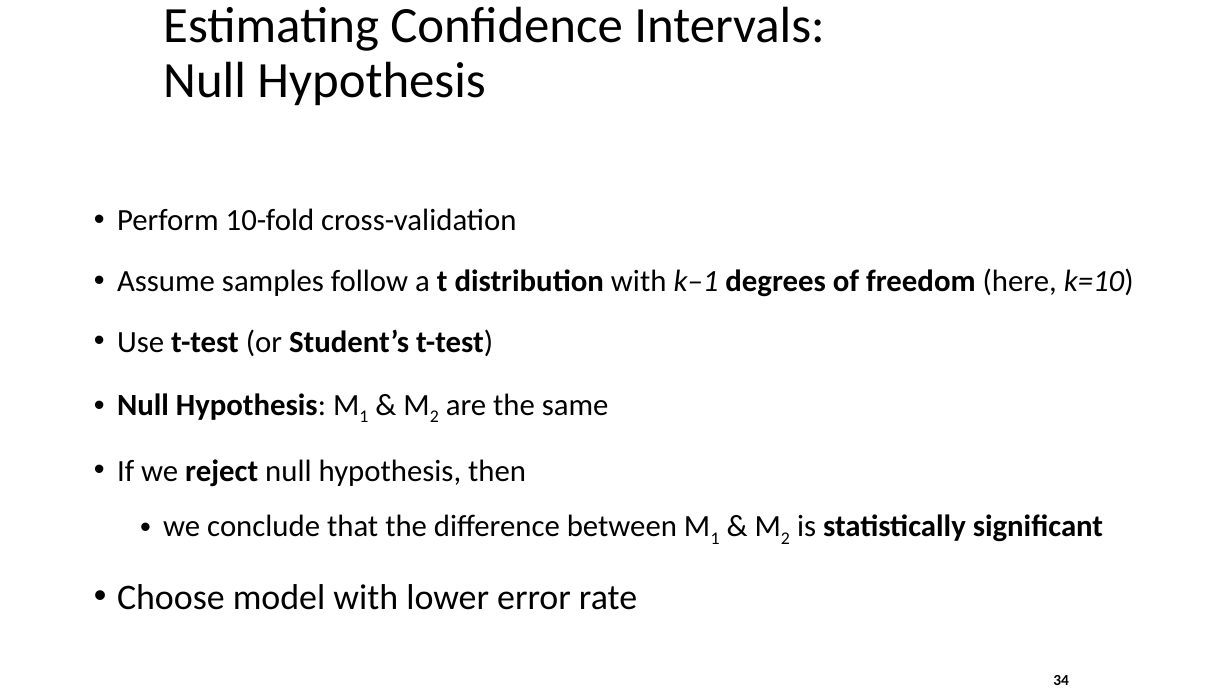
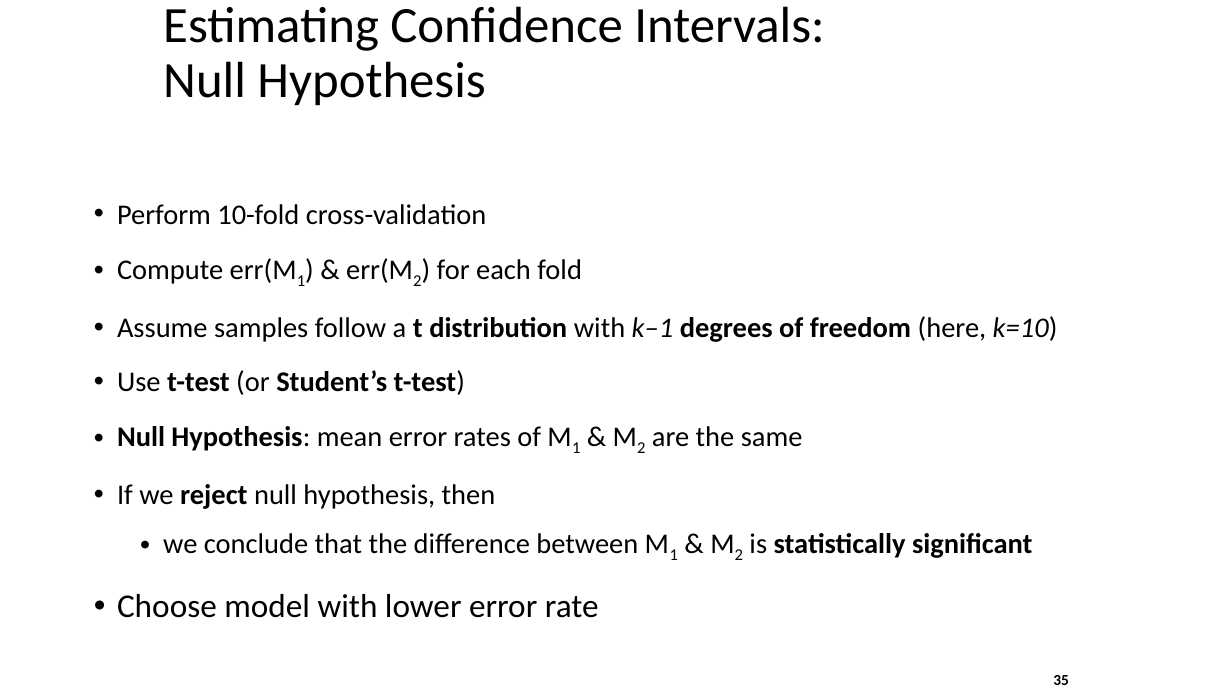
Before and after one commit to ramcdougal/cbb750, a slide deck: slide 35 of data mining/data mining 1.pptx (slide 34 before the commit). Drawn at 1232x693 pixels with LibreOffice and Linux fonts; fonts in the diff are those of the drawing. Boxes give left, top, right and bottom in pixels: in the first picture for what was removed or moved away, otherwise in the second. Text is boxed around its words. In the diff, an @@ line names an element or a change of style, - is before the commit and + after.

```diff
--- a/data mining/data mining 1.pptx
+++ b/data mining/data mining 1.pptx
@@ text at (117, 204, 1058, 618): size 24 to 22.2 pt in "Perform 10-fold cross-validation", "Assume samples follow a t distribution with ...", "Use t-test (or Student’s t-test)", "If we reject null hypothesis, then" and 1 more places; size 28 to 25.9 pt in "Choose model with lower error rate"; line spacing 1.3 to 1.2 @@
@@ text at (117, 258, 582, 284): paragraph added @@
+• Compute err(M1) & err(M2) for each fold
@@ text at (117, 426, 803, 451): text changed; size 24 to 22.2 pt @@
-• Null Hypothesis: M1 & M2 are the same
+• Null Hypothesis: mean error rates of M1 & M2 are the same
@@ page number at (1053, 675, 1069, 685): text changed @@
-34
+35
```
Also in this commit, not shown: 1 other slide changed, 16 slides added, 1 slide removed.
